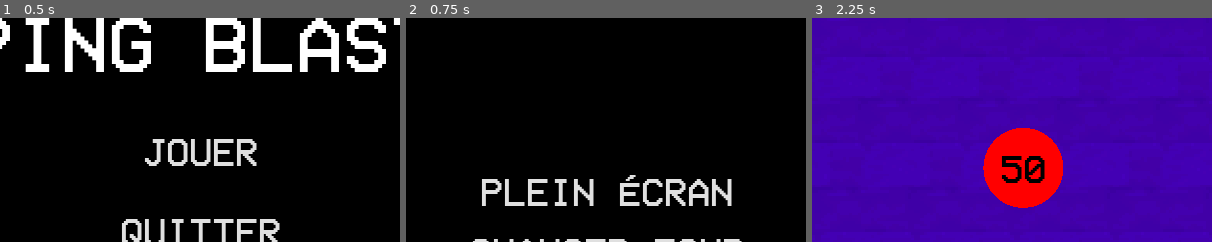
Above: before the commit, frames 1-3 (left to right).
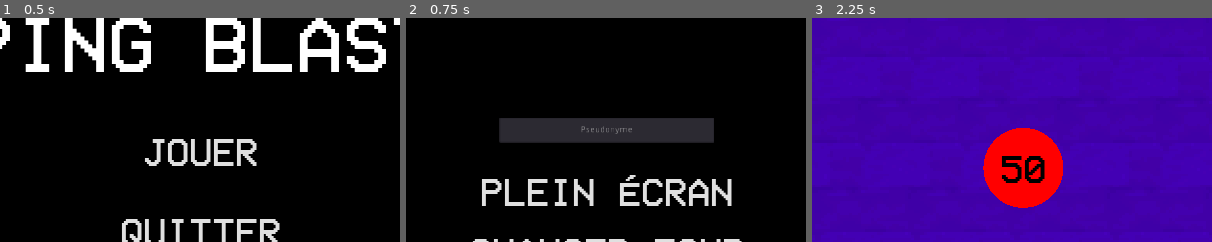
Above: after the commit, the same moments.

Repository: djalexkidd/ping-blast
Game: Godot game, scene res://scenes/MainMenu.tscn
Same seed, same stepped clock (60 frames per second), same inputs: the game is played once before the commit and once after it. Sound files missing from this copy of the repository are replaced by a short silence.
Inputs (mouse positions are % of the whole screen's width and height, from its top left):
- Up to frame 1 (0.5 s): no input
- Up to frame 2 (0.75 s): click (97, 94) at 0.5 s
- Up to frame 3 (2.25 s): click "RETOUR" at 1.25 s; click "JOUER" at 2 s
The pictures show only the part of the screen within x 25-75%, y 12-61%; the shares and areas given below are measured in that part.

Frame 1 is identical in both runs. In frame 2, 6.0% of the frame differs, in the area x 23-77%, y 44-56%; in frame 3, nothing differs.

Commit message:
Pseudo changable

Diff:
--- a/scenes/Settings.tscn
+++ b/scenes/Settings.tscn
@@ -1,6 +1,7 @@
-[gd_scene load_steps=4 format=2]
+[gd_scene load_steps=5 format=2]
 
 [ext_resource path="res://assets/fonts/vcr.ttf" type="DynamicFontData" id=1]
+[ext_resource path="res://scripts/NickNameEdit.gd" type="Script" id=2]
 [ext_resource path="res://scripts/Settings.gd" type="Script" id=3]
 
 [sub_resource type="DynamicFont" id=1]
@@ -19,6 +20,23 @@
 anchor_right = 1.0
 anchor_bottom = 1.0
 color = Color( 0, 0, 0, 1 )
+__meta__ = {
+"_edit_use_anchors_": false
+}
+
+[node name="NickNameEdit" type="LineEdit" parent="."]
+anchor_left = 0.5
+anchor_top = 0.5
+anchor_right = 0.5
+anchor_bottom = 0.5
+margin_left = -172.0
+margin_top = -116.0
+margin_right = 172.0
+margin_bottom = -76.0
+align = 1
+max_length = 16
+placeholder_text = "Pseudonyme"
+script = ExtResource( 2 )
 __meta__ = {
 "_edit_use_anchors_": false
 }
@@ -87,6 +105,7 @@
 "_edit_use_anchors_": false
 }
 
+[connection signal="text_changed" from="NickNameEdit" to="NickNameEdit" method="name_apply"]
 [connection signal="pressed" from="FullScreenButton" to="." method="_on_FullScreenButton_pressed"]
 [connection signal="pressed" from="CustomizeButton" to="." method="_on_CustomizeButton_pressed"]
 [connection signal="pressed" from="BackButton" to="." method="_on_BackButton_pressed"]
--- a/scripts/Global.gd
+++ b/scripts/Global.gd
@@ -3,5 +3,5 @@
 var highscore = 0 #Record
 var bg_changed
 var bg_path
-var leaderboard_enabled = false
+var leaderboard_enabled
 var player_name = "Anonymous"
--- a/scripts/MainMenu.gd
+++ b/scripts/MainMenu.gd
@@ -2,8 +2,6 @@
 
 func _ready():
 	load_highscore() #Charge le meilleur score
-	if OS.get_name() == "HTML5" or OS.get_name() == "Android": #Cache le bouton pour changer l'arrière-plan sur Android et Web
-		$CustomizeButton.queue_free()
 	if !Global.leaderboard_enabled:
 		$LeaderboardButton.queue_free()
 
--- /dev/null
+++ b/scripts/NickNameEdit.gd
@@ -0,0 +1,30 @@
+extends LineEdit
+
+var screen_height = ProjectSettings.get_setting("display/window/size/height")
+var actual_resolution = OS.get_window_size()
+var set_position = true
+var global_position
+
+func _ready():
+	if Global.player_name != "Anonymous":
+		text = Global.player_name
+
+func name_apply(new_text):
+	if text == "":
+		Global.player_name = "Anonymous"
+	Global.player_name = text
+
+func reposition():
+	var target_y
+	if has_focus():
+		var ratio = screen_height / actual_resolution.y
+		target_y = min(global_position.y, screen_height - get_size().y - (OS.get_virtual_keyboard_height() * ratio))
+	else:
+		target_y = global_position.y
+	set_global_position(Vector2(global_position.x, target_y))
+
+func _process(delta):
+	if set_position:
+		global_position = get_global_position()
+		set_position = false
+	reposition()
--- a/scripts/Settings.gd
+++ b/scripts/Settings.gd
@@ -1,4 +1,8 @@
 extends Control
+
+func _ready():
+	if OS.get_name() == "HTML5" or OS.get_name() == "Android": #Cache le bouton pour changer l'arrière-plan sur Android et Web
+		$CustomizeButton.disabled = true
 
 #Active/Désactive le plein écran
 func _on_FullScreenButton_pressed():
